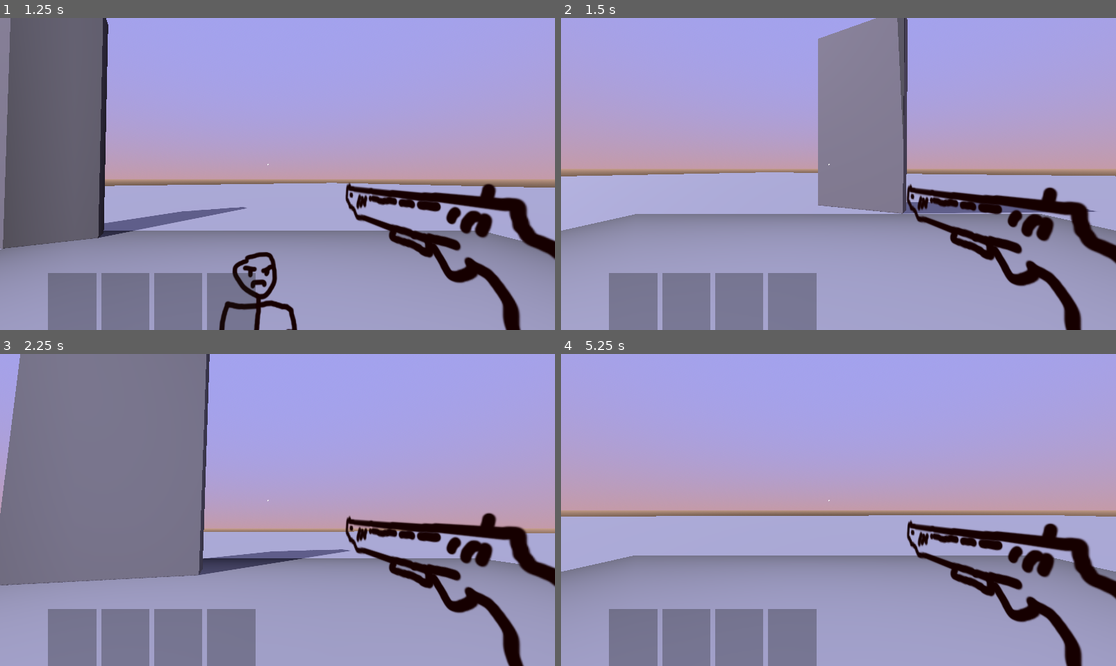
Above: before the commit, frames 1-4 (two rows, left to right).
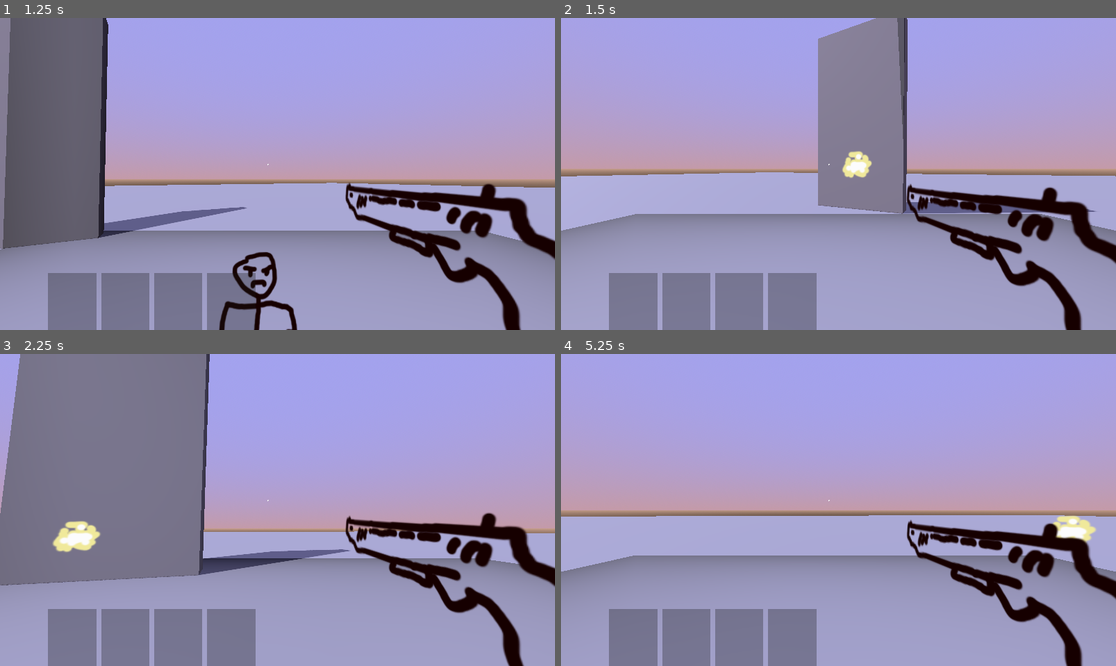
Above: after the commit, the same moments.

Repository: ToBeArtistic/rogue-antinomia
Game: Godot game, scene res://main.tscn
The game is run twice, just before and just after one commit, with the same random seed, the same clock (stepped at 60 frames per second) and the same inputs.
Inputs (mouse positions are in pixels of both pictures, inside the frame that each line leads up to):
- Up to frame 1 (1.25 s): move the mouse to (305, 174) at 0.52 s; press the mouse at (305, 174) at 0.53 s; hold W (move_forward) from 0.53 s (still down); tap Space (jump) at 0.77 s
- Up to frame 2 (1.5 s): keep holding W (move_forward); move the mouse to (810, 174) at 1.27 s; release the mouse at (810, 174) at 1.28 s; click (810, 174) at 1.35 s
- Up to frame 3 (2.25 s): keep holding W (move_forward); tap Space (jump) at 1.52 s; move the mouse to (288, 503) at 2.02 s; press the mouse at (288, 503) at 2.03 s
- Up to frame 4 (5.25 s): keep holding W (move_forward); move the mouse to (832, 516) at 2.77 s; release the mouse at (832, 516) at 2.78 s; click (832, 516) at 2.85 s; tap Space (jump) at 3.02, 3.77, 4.52 s; move the mouse to (877, 513) at 3.52 s; press the mouse at (877, 513) at 3.53 s; move the mouse to (794, 506) at 4.27 s; release the mouse at (794, 506) at 4.28 s; click (794, 506) at 4.35 s; move the mouse to (844, 510) at 5.02 s; press the mouse at (844, 510) at 5.03 s

Frame 1 is identical in both runs. In frame 2, 0.3% of the frame differs, in the area x 50-57%, y 42-52%; in frame 3, 0.6%, in the area x 9-19%, y 53-64%; in frame 4, 0.4%.

Commit message:
The bare minimum

Diff:
--- /dev/null
+++ b/Projectile.gd
@@ -0,0 +1,32 @@
+extends Node3D
+
+class_name Projectile
+
+const LIFETIME : float = 1
+const SPEED : float = 20.0
+const DAMAGE : float = 2.0
+
+var current_lifetime : float = 0.0
+
+var has_hit : bool = false
+
+@export var sprite : Sprite3D
+@export var raycast : RayCast3D
+
+func _process(delta):
+	var movement = (transform.basis * Vector3(0,0,-SPEED)) * delta
+	raycast.target_position = movement
+	_handle_hits()
+	position += movement
+	current_lifetime += delta
+	if current_lifetime > LIFETIME or has_hit:
+		queue_free()
+
+func _handle_hits():
+	if !raycast.is_colliding():
+		return
+	var collider = raycast.get_collider()
+	if !collider.is_in_group("enemy"):
+		return
+	collider.take_damage(DAMAGE)
+	has_hit = true
--- /dev/null
+++ b/ProjectileManager.gd
@@ -0,0 +1,6 @@
+extends Node3D
+
+
+# Called when the node enters the scene tree for the first time.
+func _ready():
+	ProjectilesGlobal.connect("ADD_CHILD", add_child)
--- a/enemy.tscn
+++ b/enemy.tscn
@@ -7,7 +7,10 @@
 
 [sub_resource type="SphereMesh" id="SphereMesh_awrnw"]
 
-[node name="CharacterBody3D" type="CharacterBody3D" node_paths=PackedStringArray("sprite")]
+[sub_resource type="ViewportTexture" id="ViewportTexture_m87fo"]
+viewport_path = NodePath("SubViewport")
+
+[node name="CharacterBody3D" type="CharacterBody3D" node_paths=PackedStringArray("sprite") groups=["enemy"]]
 script = ExtResource("1_lvgls")
 sprite = NodePath("CollisionShape3D/Sprite3D")
 
@@ -27,3 +30,18 @@
 mesh = SubResource("SphereMesh_awrnw")
 
 [node name="NavigationAgent3D" type="NavigationAgent3D" parent="."]
+
+[node name="SubViewport" type="SubViewport" parent="."]
+
+[node name="ProgressBar" type="ProgressBar" parent="SubViewport"]
+anchors_preset = 5
+anchor_left = 0.5
+anchor_right = 0.5
+offset_left = 90.5
+offset_right = 549.5
+offset_bottom = 27.0
+grow_horizontal = 2
+
+[node name="Sprite3D" type="Sprite3D" parent="."]
+visible = false
+texture = SubResource("ViewportTexture_m87fo")
--- a/equipment.gd
+++ b/equipment.gd
@@ -1,5 +1,4 @@
 extends Node3D
-
 
 var bob : float = 0.0
 var bobEnabled : bool = false
@@ -8,6 +7,8 @@
 @export var bobbing_offset_y : float = 0.001
 @export var bobbing_offset_x : float = 0.0002
 @export var sprite : Sprite3D
+@export var projectile_emitter : ProjectileEmitter
+@export var raycast_aim : RayCast3D
 var sprite_start_x : float
 var sprite_start_y : float
 
@@ -15,6 +16,7 @@
 func _ready():
 	PlayerGlobal.connect("PLAYER_MOVING", _on_player_move)
 	PlayerGlobal.connect("PLAYER_STOPPED", _on_player_stop)
+	PlayerGlobal.connect("EQUIPMENT_PRIMARY", _on_equipment_primary)
 	sprite_start_x = sprite.position.x
 	sprite_start_y = sprite.position.y
 
@@ -39,3 +41,7 @@
 
 func _on_player_stop():
 	bobEnabled = false
+
+func _on_equipment_primary():
+	var targetPoint = raycast_aim.get_collision_point()
+	projectile_emitter.fire_at_target(targetPoint)
--- a/equipment.tscn
+++ b/equipment.tscn
@@ -1,12 +1,20 @@
-[gd_scene load_steps=3 format=3 uid="uid://t6rnh2oggj5h"]
+[gd_scene load_steps=4 format=3 uid="uid://t6rnh2oggj5h"]
 
 [ext_resource type="Texture2D" uid="uid://csgysl4pmqxm4" path="res://sprites/PH_gun.png" id="1_bix3y"]
 [ext_resource type="Script" path="res://equipment.gd" id="1_ie1lw"]
+[ext_resource type="PackedScene" uid="uid://rjjts17k4x0j" path="res://projectile_emitter.tscn" id="3_yh1w1"]
 
-[node name="Equipment" type="Node3D" node_paths=PackedStringArray("sprite")]
+[node name="Equipment" type="Node3D" node_paths=PackedStringArray("sprite", "projectile_emitter", "raycast_aim")]
 script = ExtResource("1_ie1lw")
 sprite = NodePath("Sprite")
+projectile_emitter = NodePath("Sprite/ProjectileEmitter")
+raycast_aim = NodePath("RayCast3D")
 
 [node name="Sprite" type="Sprite3D" parent="."]
 transform = Transform3D(0.0232687, 0.0035952, -0.198609, 0.00274796, 0.199942, 0.00394129, 0.198623, -0.0031874, 0.0232126, 0.405036, -0.161361, -0.639899)
 texture = ExtResource("1_bix3y")
+
+[node name="ProjectileEmitter" parent="Sprite" instance=ExtResource("3_yh1w1")]
+
+[node name="RayCast3D" type="RayCast3D" parent="."]
+target_position = Vector3(0, 0, -1000)
--- a/main.tscn
+++ b/main.tscn
@@ -1,9 +1,10 @@
-[gd_scene load_steps=10 format=3 uid="uid://rbfpt8gy6rm8"]
+[gd_scene load_steps=11 format=3 uid="uid://rbfpt8gy6rm8"]
 
 [ext_resource type="PackedScene" uid="uid://clp64ga4plvjl" path="res://player.tscn" id="1_7nmeh"]
 [ext_resource type="PackedScene" uid="uid://uh66t5dyp2yk" path="res://worldenvironment.tscn" id="2_yjrpv"]
 [ext_resource type="PackedScene" uid="uid://b7w2yaqi13g4s" path="res://user_interface.tscn" id="3_bmkgw"]
 [ext_resource type="PackedScene" uid="uid://clptc7f0jac38" path="res://enemy.tscn" id="3_kljh1"]
+[ext_resource type="Script" path="res://ProjectileManager.gd" id="5_goaw4"]
 
 [sub_resource type="NavigationMesh" id="NavigationMesh_pcf6u"]
 vertices = PackedVector3Array(-87.75, 0.5, -99.5, -99.5, 0.5, -99.5, -99.5, 0.5, -89, -87.75, 0.5, -99.5, -99.5, 0.5, - …(4277 unchanged characters)…
@@ -59,3 +60,6 @@
 transform = Transform3D(-0.87462, 0, 0.48481, 0, 1, 0, -0.48481, 0, -0.87462, 3.70599, 0.883552, -7.06576)
 
 [node name="CharacterBody3D" parent="EnemySpawnPoint" instance=ExtResource("3_kljh1")]
+
+[node name="ProjectileManager" type="Node3D" parent="."]
+script = ExtResource("5_goaw4")
--- a/project.godot
+++ b/project.godot
@@ -19,6 +19,7 @@
 Global="*res://singleton/Global.gd"
 PlayerGlobal="*res://singleton/PlayerGlobal.gd"
 UiGlobal="*res://singleton/UIGlobal.gd"
+ProjectilesGlobal="*res://singleton/ProjectilesGlobal.gd"
 
 [dotnet]
 
@@ -102,3 +103,8 @@
 "events": [Object(InputEventKey,"resource_local_to_scene":false,"resource_name":"","device":-1,"window_id":0,"alt_press …(182 unchanged characters)…
 ]
 }
+equipment_primary={
+"deadzone": 0.5,
+"events": [Object(InputEventMouseButton,"resource_local_to_scene":false,"resource_name":"","device":-1,"window_id":0,"alt_pressed":false,"shift_pressed":false,"ctrl_pressed":false,"meta_pressed":false,"button_mask":0,"position":Vector2(0, 0),"global_position":Vector2(0, 0),"factor":1.0,"button_index":1,"canceled":false,"pressed":false,"double_click":false,"script":null)
+]
+}
--- /dev/null
+++ b/projectile.tscn
@@ -0,0 +1,16 @@
+[gd_scene load_steps=3 format=3 uid="uid://b8b2aa7g5kd7i"]
+
+[ext_resource type="Script" path="res://Projectile.gd" id="1_ab7ix"]
+[ext_resource type="Texture2D" uid="uid://dfvqgef8q62d8" path="res://sprites/PH_projectile.png" id="1_i32j2"]
+
+[node name="Projectile" type="Node3D" node_paths=PackedStringArray("sprite", "raycast")]
+script = ExtResource("1_ab7ix")
+sprite = NodePath("Sprite3D")
+raycast = NodePath("RayCast3D")
+
+[node name="Sprite3D" type="Sprite3D" parent="."]
+texture = ExtResource("1_i32j2")
+
+[node name="RayCast3D" type="RayCast3D" parent="."]
+target_position = Vector3(0, 0, -20)
+debug_shape_thickness = 4
--- /dev/null
+++ b/projectile_emitter.tscn
@@ -0,0 +1,7 @@
+[gd_scene load_steps=2 format=3 uid="uid://rjjts17k4x0j"]
+
+[ext_resource type="Script" path="res://scripts/ProjectileEmitter.gd" id="1_6lkbh"]
+
+[node name="ProjectileEmitter" type="Node3D"]
+transform = Transform3D(1, -1.11759e-08, 4.47035e-08, 0, 1, -1.10595e-08, 8.19564e-08, -3.49246e-10, 1, -2, 0.3, 0)
+script = ExtResource("1_6lkbh")
--- /dev/null
+++ b/scripts/ProjectileEmitter.gd
@@ -0,0 +1,12 @@
+extends Node3D
+
+class_name ProjectileEmitter
+
+var projectile = preload("res://projectile.tscn")
+var instance
+# Fire a projectile toward a point in global space
+func fire_at_target(target:Vector3):
+	instance = projectile.instantiate()
+	instance.global_position = global_position
+	ProjectilesGlobal.ADD_CHILD.emit(instance)
+	instance.look_at(target, Vector3.UP)
--- a/scripts/enemy.gd
+++ b/scripts/enemy.gd
@@ -5,6 +5,8 @@
 @export var speed : float = 2.0
 
 @onready var nav_agent = $NavigationAgent3D
+
+@export var health : float = 10.0
 
 var targetPosition : Vector3
 
@@ -22,3 +24,11 @@
 
 	look_at(targetPosition, Vector3.UP)
 	move_and_slide()
+
+func take_damage(amount:float):
+	health -= amount
+	if(health<=0):
+		die()
+
+func die():
+	queue_free()
--- a/scripts/player.gd
+++ b/scripts/player.gd
@@ -30,6 +30,8 @@
 func _input(event):
 	if event.is_action("exit_game"):
 		get_tree().quit()
+	if event.is_action_pressed("equipment_primary"):
+		PlayerGlobal.EQUIPMENT_PRIMARY.emit()
 
 #Mouse movement handled in this method so that UI inputs will be captured first
 func _unhandled_input(event):
--- a/singleton/PlayerGlobal.gd
+++ b/singleton/PlayerGlobal.gd
@@ -3,3 +3,5 @@
 signal PLAYER_POSITION_UPDATED(target:Vector3)
 signal PLAYER_MOVING
 signal PLAYER_STOPPED
+
+signal EQUIPMENT_PRIMARY
--- /dev/null
+++ b/singleton/ProjectilesGlobal.gd
@@ -0,0 +1,3 @@
+extends Node
+
+signal ADD_CHILD(node:Node)
Not shown: 1 places in enemy.tscn that only renumber resources
Binary file added: sprites/PH_projectile.png
Not shown, added: sprites/PH_projectile.png.import
